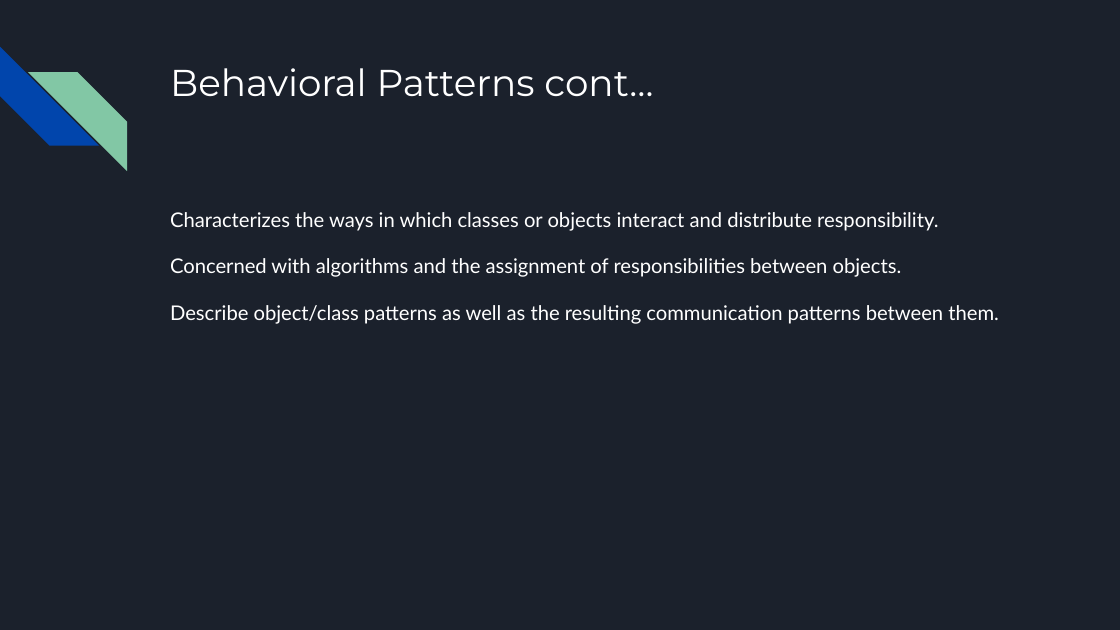
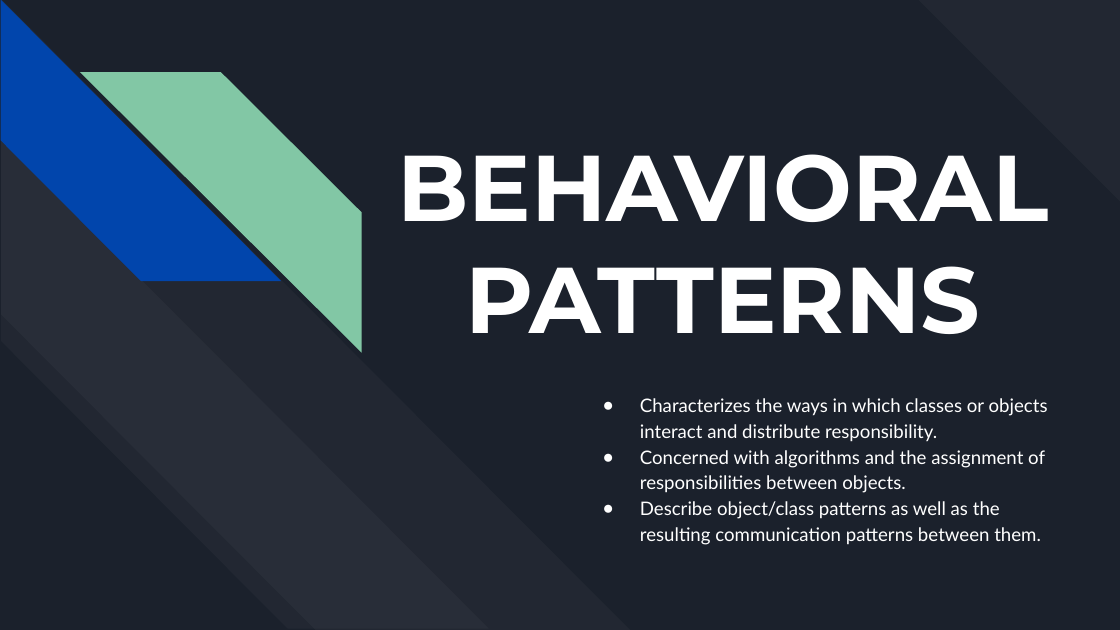
Before and after one commit to ZCW-Java8-0/DesigningPatterns, a slide deck: slide 12 of Design Patterns.pptx (slide 14 before the commit). Drawn at 1120x630 pixels with LibreOffice and Linux fonts; fonts in the diff are those of the drawing. Boxes give left, top, right and bottom in pixels: in the first picture for what was removed or moved away, otherwise in the second. Text is boxed around its words. In the diff, an @@ line names an element or a change of style, - is before the commit and + after.

```diff
--- a/Design Patterns.pptx
+++ b/Design Patterns.pptx
@@ diag stripe added at (0, 1, 631, 629), fill #FFFFFF at 3% opacity @@
@@ diag stripe: place and size @@
-diag stripe at (0, 47, 99, 146)
+diag stripe at (1, 1, 283, 282)
@@ diag stripe added at (918, 0, 1120, 202), fill #FFFFFF at 3% opacity @@
@@ diag stripe removed at (28, 72, 127, 170) @@
@@ diag stripe added at (80, 72, 362, 353), fill #82C7A5 @@
@@ diag stripe added at (0, 140, 489, 627), fill #FFFFFF at 3% opacity @@
@@ title at (397, 154, 1049, 334): text changed; size 24 to 60 pt; bold on @@
-Behavioral Patterns cont…
+BEHAVIORAL
+PATTERNS
@@ text "Characterizes the ways in which ...": place and size @@
-text "Characterizes the ways in which ..." at (170, 212, 999, 324)
+text "Characterizes the ways in which ..." at (640, 398, 1048, 545)
@@ text "Characterizes the ways in which ..." at (640, 398, 1048, 545): size 13 to 12 pt; bullet none to ●; less space between paragraphs @@
```
Also in this commit, not shown: 13 other slides changed, 1 slide added, 3 slides removed.
